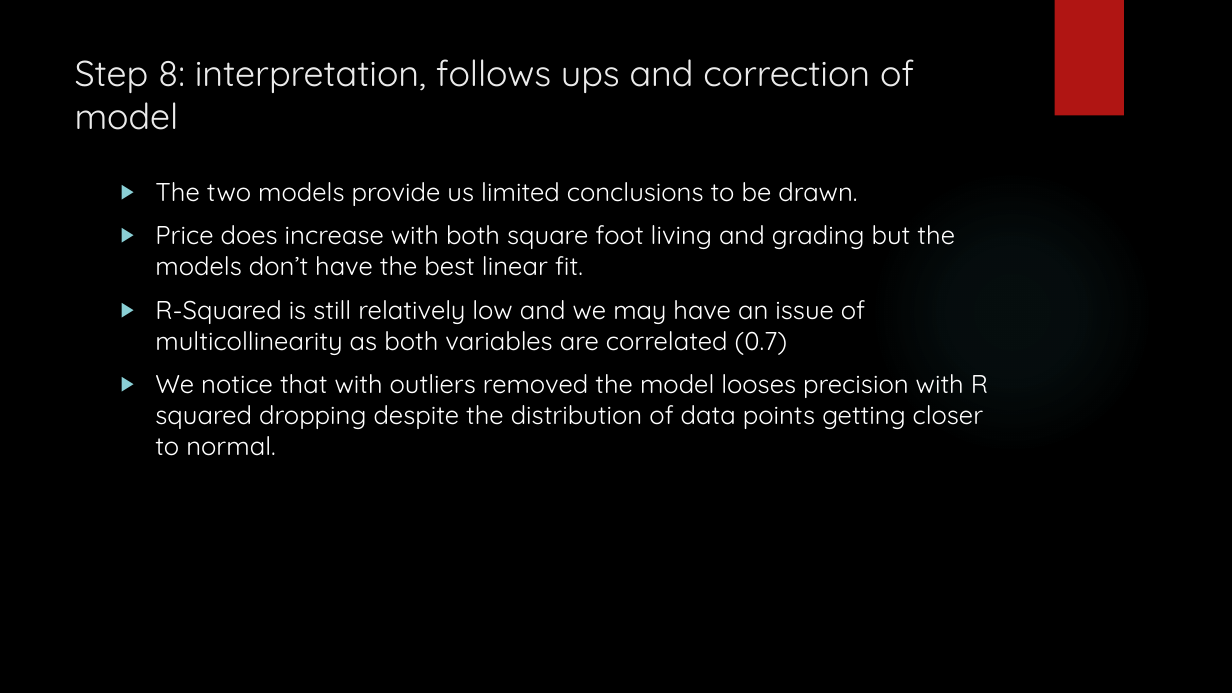
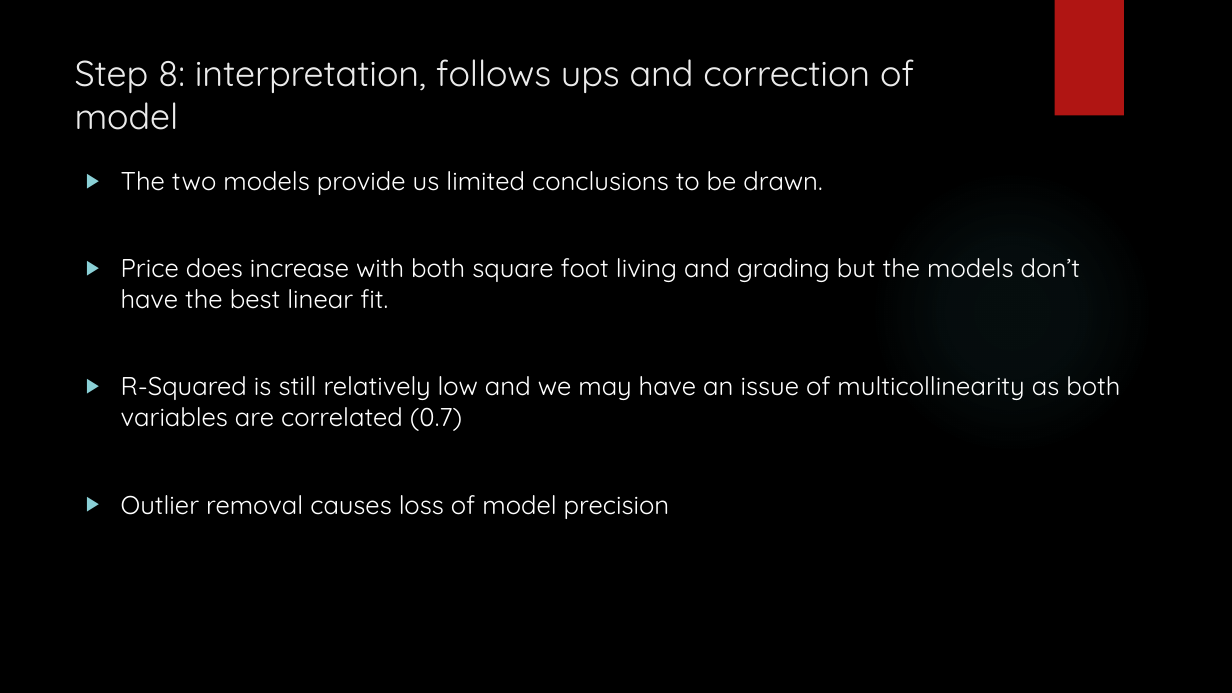
Before and after one commit to Silkways/Seattlers, a slide deck: slide 11 of Flatiron_Mod_1_Slides.pptx. Drawn at 1232x693 pixels with LibreOffice and Linux fonts; fonts in the diff are those of the drawing; background and template pictures are left out. Boxes give left, top, right and bottom in pixels: in the first picture for what was removed or moved away, otherwise in the second. Text is boxed around its words. In the diff, an @@ line names an element or a change of style, - is before the commit and + after.

```diff
--- a/Flatiron_Mod_1_Slides.pptx
+++ b/Flatiron_Mod_1_Slides.pptx
@@ text "The two models provide us ...": place and size @@
-text "The two models provide us ..." at bbox=[155, 182, 988, 456]
+text "The two models provide us ..." at bbox=[121, 171, 1120, 519]
@@ text at bbox=[121, 495, 670, 519]: text changed @@
-▶ We notice that with outliers removed the model looses precision with R squared dropping despite the distribution of data points getting closer to normal.
+▶ Outlier removal causes loss of model precision
```
Also in this commit, not shown: 6 other slides changed, 1 other file.
